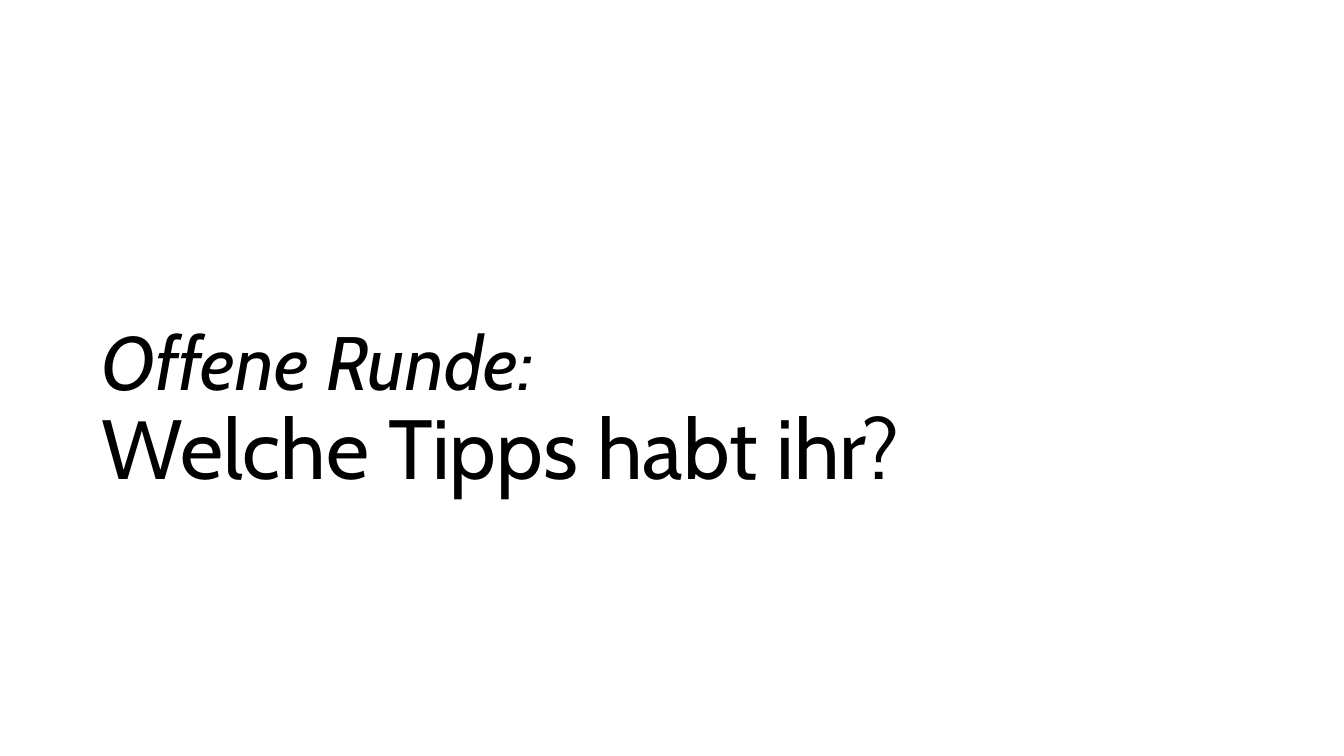
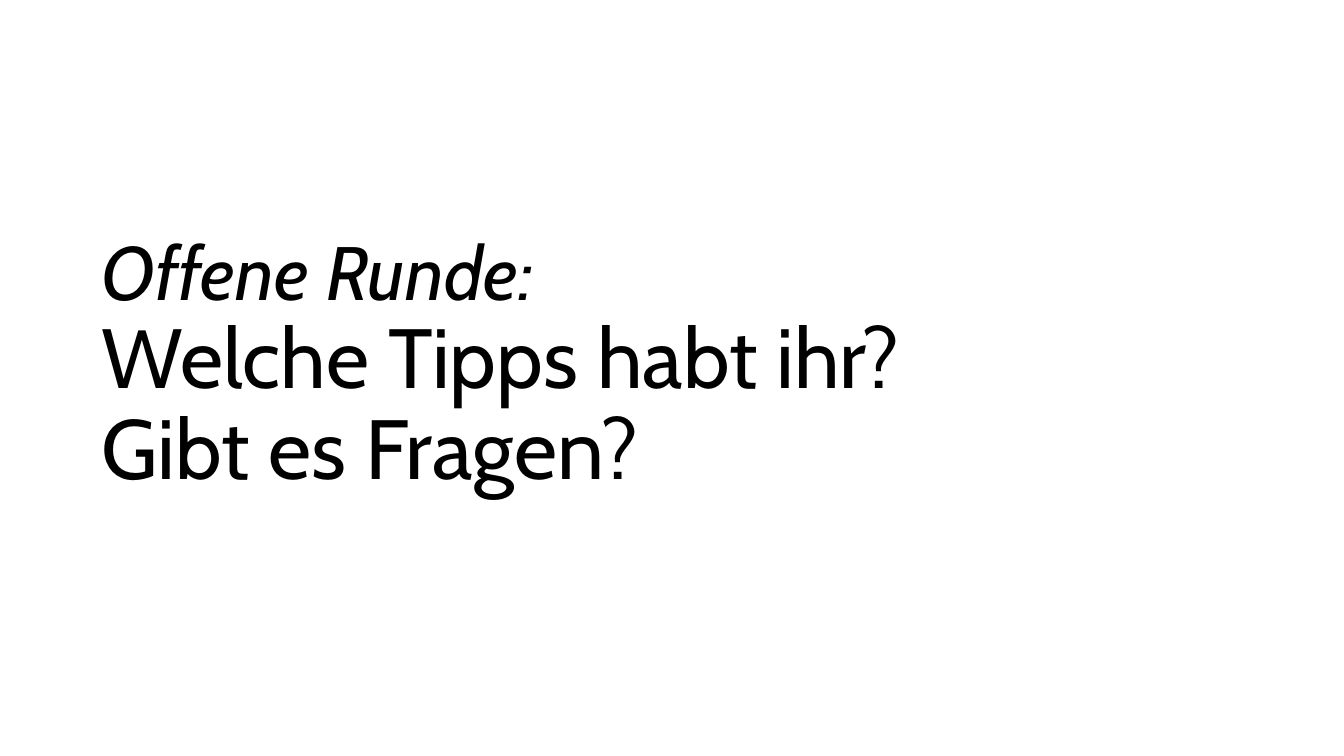
Before and after one commit to Mac-Lego-RMS/HoT_Meetup_2024, a slide deck: slide 32 of HoT-Meetup_2024_Pybricks.pptx (slide 33 before the commit). Drawn at 1344x756 pixels with LibreOffice and Linux fonts; fonts in the diff are those of the drawing. Boxes give left, top, right and bottom in pixels: in the first picture for what was removed or moved away, otherwise in the second. Text is boxed around its words. In the diff, an @@ line names an element or a change of style, - is before the commit and + after.

```diff
--- a/HoT-Meetup_2024_Pybricks.pptx
+++ b/HoT-Meetup_2024_Pybricks.pptx
@@ title at [102, 243, 899, 498]: text changed @@
-Offene Runde:
-Welche Tipps habt ihr?
+Offene Runde:
+Welche Tipps habt ihr?
+Gibt es Fragen?
```
Also in this commit, not shown: 8 other slides changed, 2 slides added, 3 slides removed.
